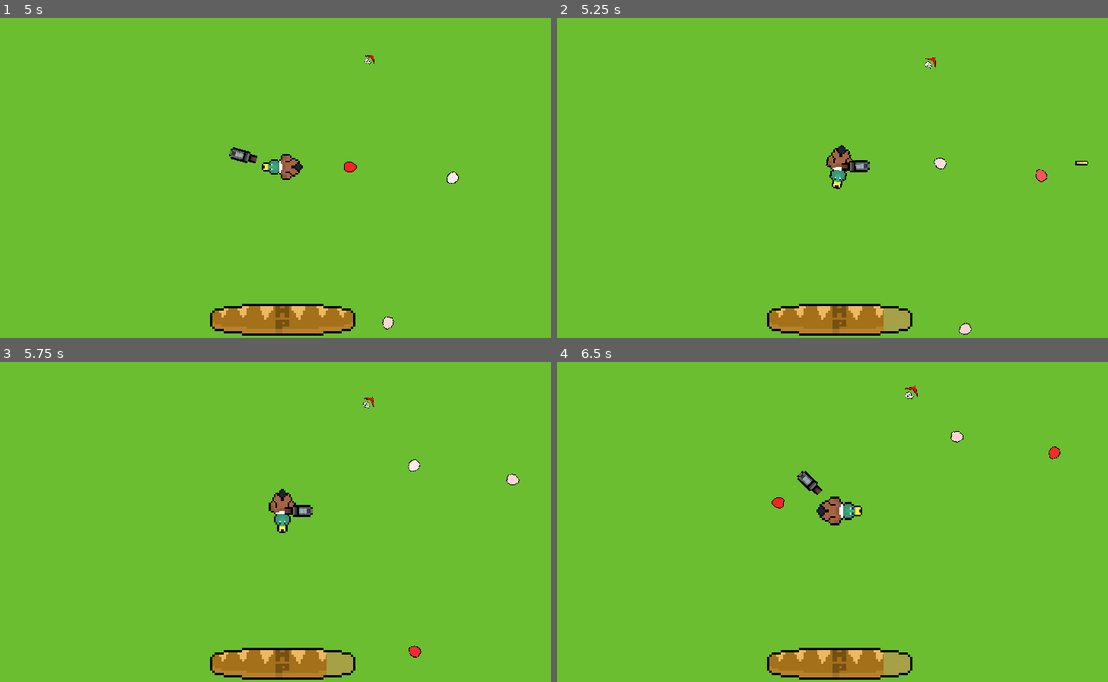
Above: before the commit, frames 1-4 (two rows, left to right).
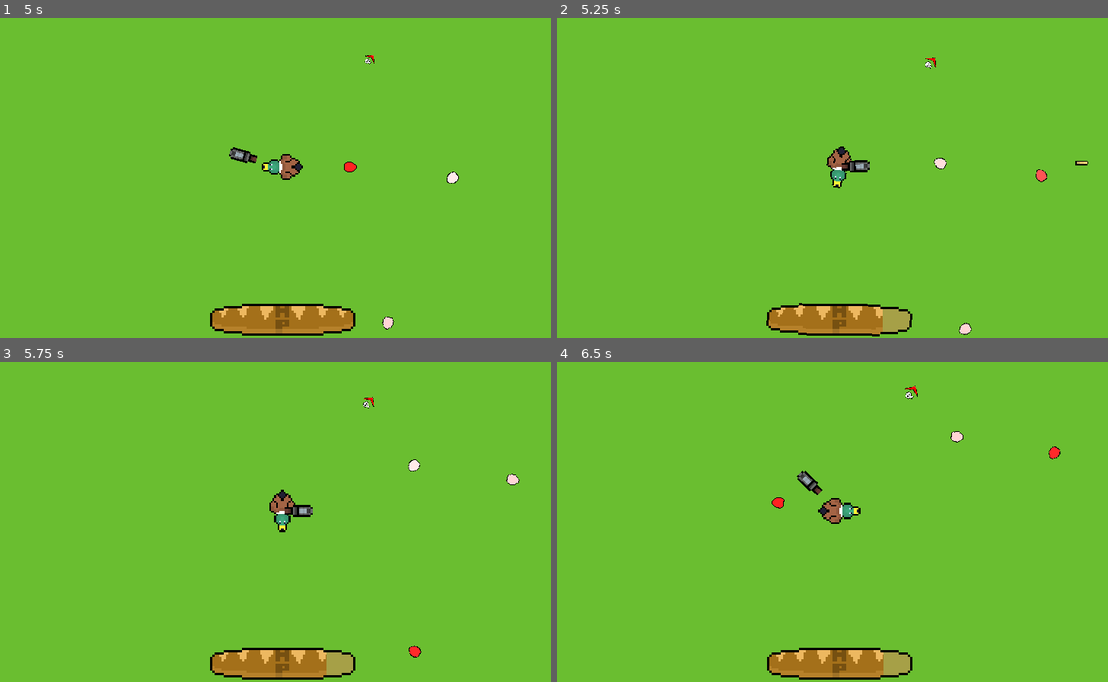
Above: after the commit, the same moments.

Repository: Z3BINI/game-design-final-project
Game: Godot game, scene res://scenes/quack_world/quack_man_world.tscn
Same seed, same stepped clock (60 frames per second), same inputs: the game is played once before the commit and once after it. The project has no main scene, so this scene is started directly.
Inputs (mouse positions are in pixels of both pictures, inside the frame that each line leads up to):
- Up to frame 1 (5 s): tap Enter at 0.5 s; move the mouse to (418, 149) at 0.52 s; press the mouse at (418, 149) at 0.53 s; hold D (move_right) 0.53-1.28 s; tap Space (jump) at 0.77, 1.52, 3.02, 3.77, 4.52 s; move the mouse to (159, 184) at 1.27 s; release the mouse at (159, 184) at 1.28 s; hold S (move_backward) 1.28-2.03 s; click (159, 184) at 1.35 s; move the mouse to (341, 91) at 2.02 s; press the mouse at (341, 91) at 2.03 s; hold D (move_right) 2.03-2.78 s; move the mouse to (253, 235) at 2.77 s; release the mouse at (253, 235) at 2.78 s; hold W (move_forward) 2.78-3.53 s; click (253, 235) at 2.85 s; move the mouse to (462, 219) at 3.52 s; press the mouse at (462, 219) at 3.53 s; hold A (move_left) from 3.53 s (still down); move the mouse to (99, 117) at 4.27 s; release the mouse at (99, 117) at 4.28 s; click (99, 117) at 4.35 s
- Up to frame 2 (5.25 s): move the mouse to (871, 168) at 5.02 s; release A (move_left) at 5.03 s; press the mouse at (871, 168) at 5.03 s; hold S (move_backward) from 5.03 s (still down)
- Up to frame 3 (5.75 s): keep holding S (move_backward)
- Up to frame 4 (6.5 s): move the mouse to (749, 426) at 5.77 s; release S (move_backward) at 5.78 s; release the mouse at (749, 426) at 5.78 s; hold D (move_right) from 5.78 s (still down); click (749, 426) at 5.85 s; tap Space (jump) at 6.02 s

Frame 1 is identical in both runs. In frame 2, 0.3% of the frame differs, in the area x 37-65%, y 39-100%; in frame 3, less than 0.1%; in frame 4, 0.2%.

Commit message:
Player dmg anim & particle draw order

Diff:
--- a/scenes/quack_world/enemies/basic_enemy.tscn
+++ b/scenes/quack_world/enemies/basic_enemy.tscn
@@ -217,6 +217,7 @@
 texture_progress = ExtResource("5_xs7po")
 
 [node name="AttackEffect" type="GPUParticles2D" parent="." index="6"]
+z_index = 10
 position = Vector2(40, 0)
 emitting = false
 amount = 16
--- a/scenes/quack_world/player/player.tscn
+++ b/scenes/quack_world/player/player.tscn
@@ -31,6 +31,30 @@
 "update": 0,
 "values": [Vector2(4, 4)]
 }
+tracks/1/type = "value"
+tracks/1/imported = false
+tracks/1/enabled = true
+tracks/1/path = NodePath("PlayerSprite:modulate")
+tracks/1/interp = 1
+tracks/1/loop_wrap = true
+tracks/1/keys = {
+"times": PackedFloat32Array(0),
+"transitions": PackedFloat32Array(1),
+"update": 0,
+"values": [Color(1, 1, 1, 1)]
+}
+tracks/2/type = "value"
+tracks/2/imported = false
+tracks/2/enabled = true
+tracks/2/path = NodePath("Hud/TextureProgressBar:rotation")
+tracks/2/interp = 1
+tracks/2/loop_wrap = true
+tracks/2/keys = {
+"times": PackedFloat32Array(0),
+"transitions": PackedFloat32Array(1),
+"update": 0,
+"values": [0.0]
+}
 
 [sub_resource type="Animation" id="Animation_3rn3r"]
 resource_name = "idle"
@@ -49,10 +73,40 @@
 "values": [Vector2(4, 4), Vector2(4.5, 4.5)]
 }
 
+[sub_resource type="Animation" id="Animation_nqfop"]
+resource_name = "take_dmg"
+length = 0.35
+step = 0.05
+tracks/0/type = "value"
+tracks/0/imported = false
+tracks/0/enabled = true
+tracks/0/path = NodePath("PlayerSprite:modulate")
+tracks/0/interp = 1
+tracks/0/loop_wrap = true
+tracks/0/keys = {
+"times": PackedFloat32Array(0, 0.1, 0.2, 0.3),
+"transitions": PackedFloat32Array(1, 1, 1, 1),
+"update": 1,
+"values": [Color(1, 0, 0, 1), Color(1, 1, 1, 1), Color(1, 0, 0, 1), Color(1, 1, 1, 1)]
+}
+tracks/1/type = "value"
+tracks/1/imported = false
+tracks/1/enabled = true
+tracks/1/path = NodePath("Hud/TextureProgressBar:rotation")
+tracks/1/interp = 1
+tracks/1/loop_wrap = true
+tracks/1/keys = {
+"times": PackedFloat32Array(0, 0.1, 0.2, 0.3, 0.35),
+"transitions": PackedFloat32Array(1, 1, 1, 1, 1),
+"update": 0,
+"values": [0.0349066, -0.0349066, 0.0349066, -0.0349066, 0.0]
+}
+
 [sub_resource type="AnimationLibrary" id="AnimationLibrary_hnwwo"]
 _data = {
 "RESET": SubResource("Animation_bcm48"),
-"idle": SubResource("Animation_3rn3r")
+"idle": SubResource("Animation_3rn3r"),
+"take_dmg": SubResource("Animation_nqfop")
 }
 
 [node name="Player" type="CharacterBody2D" groups=["player"]]
@@ -78,6 +132,7 @@
 offset_right = 137.5
 grow_horizontal = 2
 grow_vertical = 0
+pivot_offset = Vector2(138.5, 35)
 nine_patch_stretch = true
 texture_under = ExtResource("4_jx7pq")
 texture_over = ExtResource("5_rht1n")
@@ -119,3 +174,5 @@
 autoplay = "idle"
 
 [node name="Node" type="Node" parent="."]
+
+[connection signal="took_dmg" from="HealthComponent" to="." method="_on_health_component_took_dmg"]
--- a/scripts/quack_world/player/player.gd
+++ b/scripts/quack_world/player/player.gd
@@ -15,6 +15,8 @@
 
 @onready var hand = $Hand
 @onready var weapon_sprite = $Hand/Weapon
+@onready var animation_player = $AnimationPlayer
+
 
 func _process(delta):
 	input_direction = Input.get_vector("move_left", "move_right", "move_forward", "move_backward")
@@ -74,3 +76,7 @@
 	var max_angle = PI * 2
 	var difference = fmod(to - from, max_angle)
 	return fmod(2 * difference, max_angle) - difference
+
+
+func _on_health_component_took_dmg():
+	animation_player.play("take_dmg")
Not shown: 1 places in scenes/quack_world/player/player.tscn that only renumber resources
